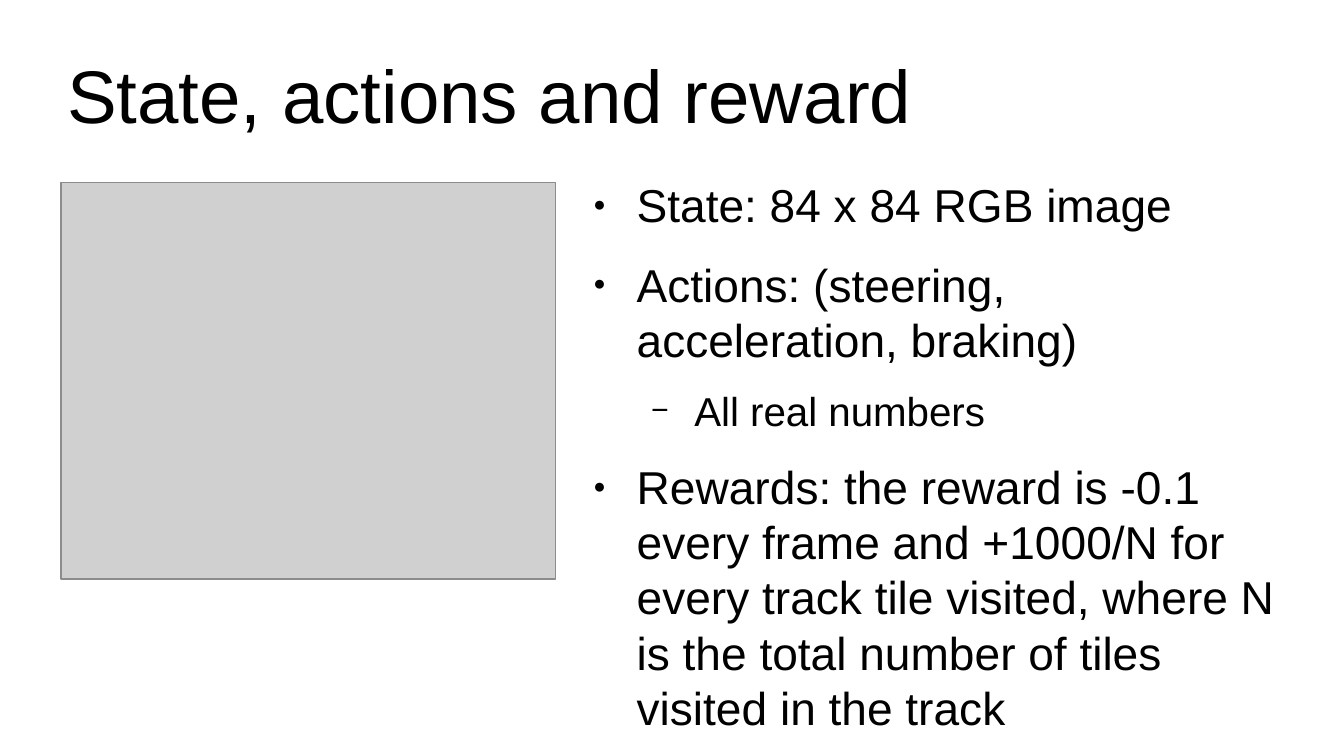
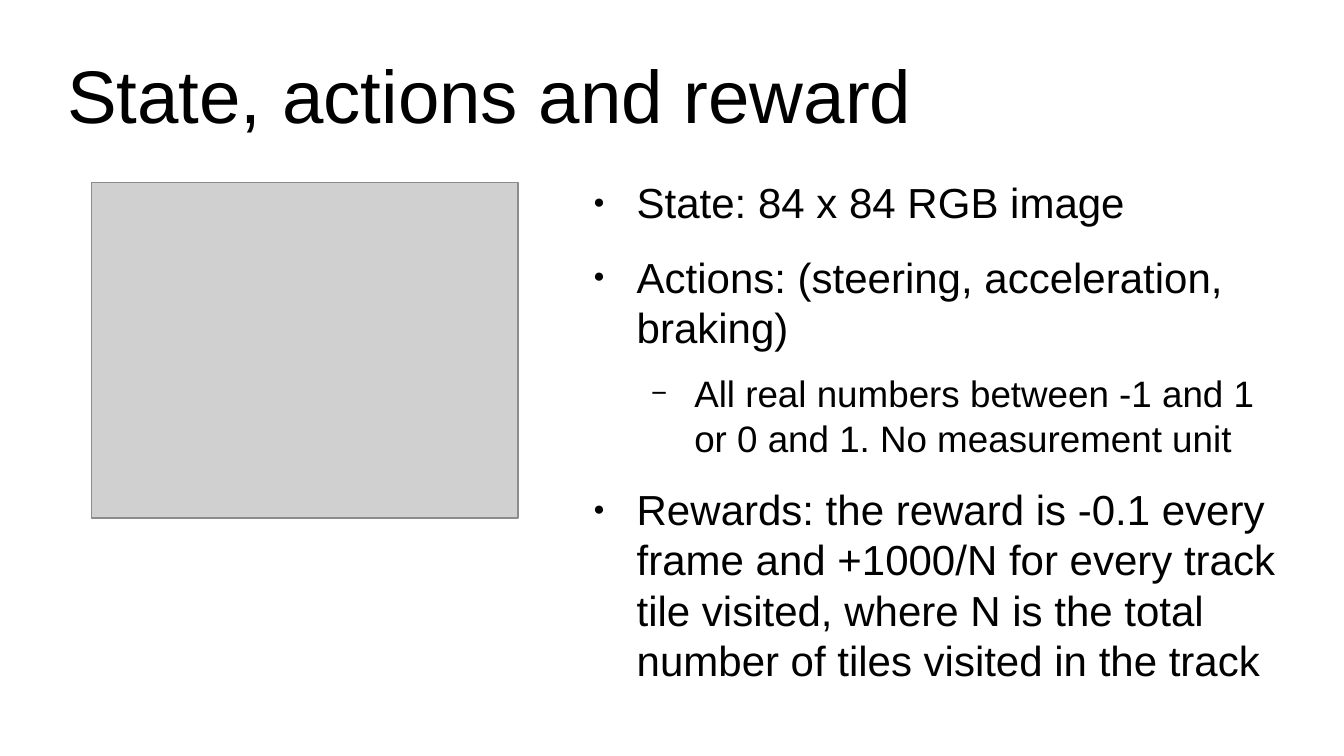
Before and after one commit to albertoZurini/magi, a slide deck: slide 3 of 1_anno/1_semestre/data_driven/proj/pres/Presentation.odp. Drawn at 1344x756 pixels with LibreOffice and Linux fonts; fonts in the diff are those of the drawing; grey boxes stand for pictures. Boxes give left, top, right and bottom in pixels: in the first picture for what was removed or moved away, otherwise in the second. Text is boxed around its words. In the diff, an @@ line names an element or a change of style, - is before the commit and + after.

```diff
--- a/1_anno/1_semestre/data_driven/proj/pres/Presentation.odp
+++ b/1_anno/1_semestre/data_driven/proj/pres/Presentation.odp
@@ picture: place and size @@
-picture at <box>61,183,556,579</box>
+picture at <box>91,183,518,518</box>
@@ text at <box>637,187,1275,677</box>: size 27.2 to 24.8 pt in "State: 84 x 84 RGB image", "Actions: (steering, acceleration, braking)", "Rewards: the reward is -0.1 every frame ..." @@
@@ text at <box>694,380,1254,453</box>: text changed; size 23.8 to 21.7 pt @@
-  − All real numbers
+  − All real numbers between -1 and 1 or 0 and 1. No measurement unit
```
Also in this commit, not shown: 4 other slides changed, 4 slides added, 1 slide removed, 12 other files.
